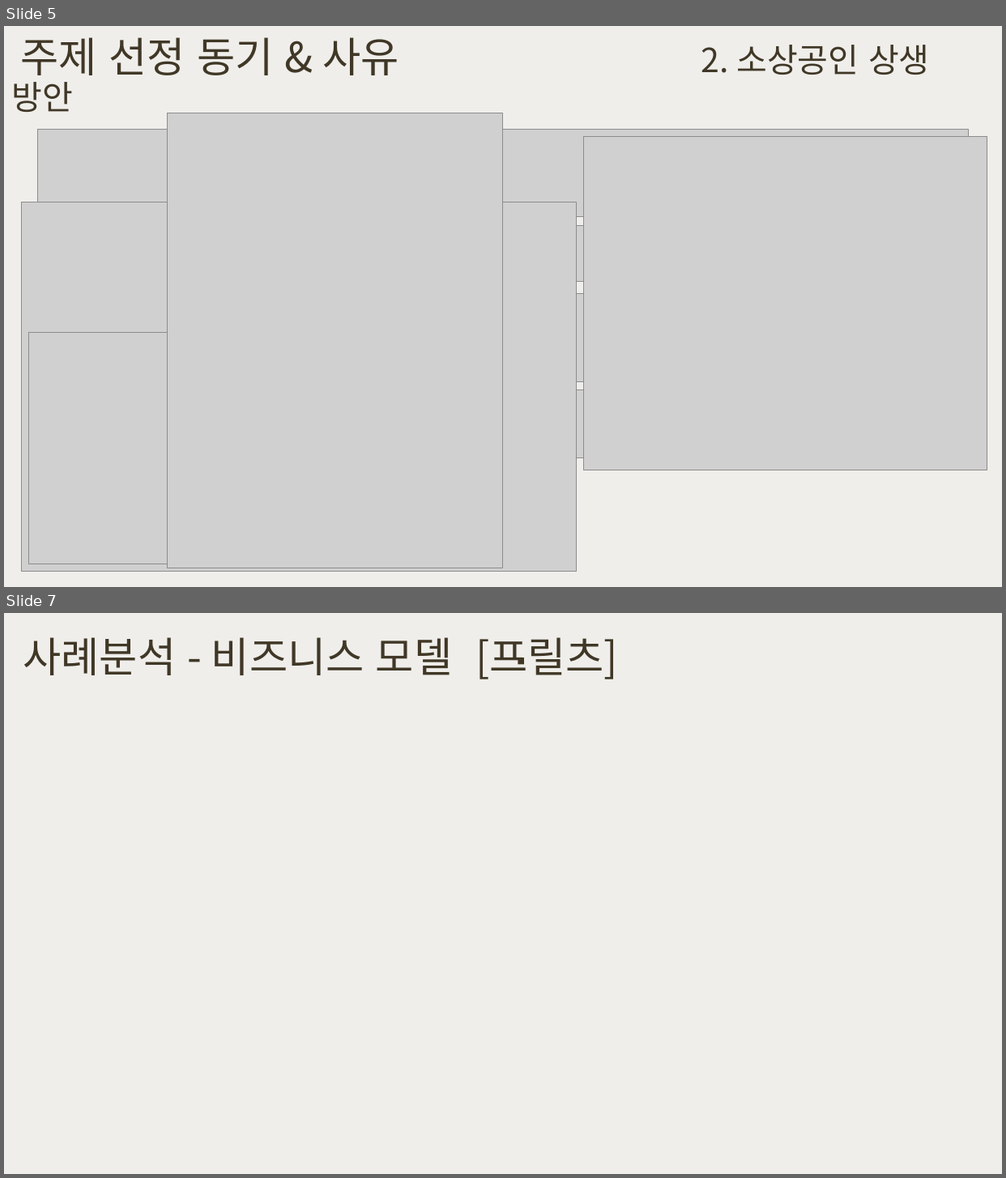
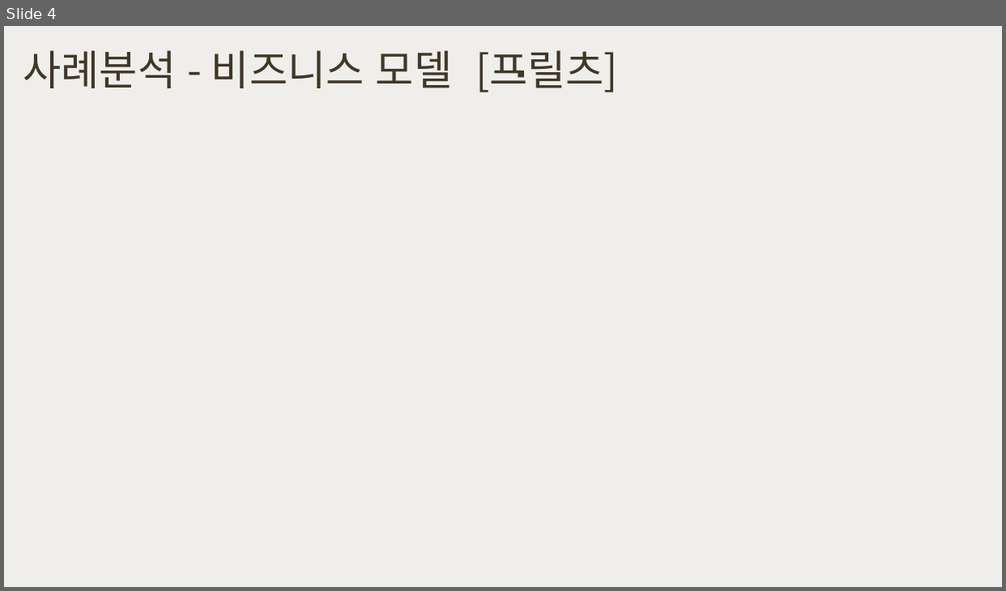
Before and after one commit to happyjane210/GIT2021-working, a slide deck: 9-project/진행 파일/주간 커-피_진행.pptx. Shown one above the other, each under a label of ours: slides 5 and 7 before the commit, slide 4 after it; the slides between them are not shown. The pictures are 1006x1178 and 1006x591 pixels, drawn with LibreOffice and Linux fonts; fonts in the diff are those of the drawing; grey boxes stand for pictures; background and template pictures are left out. Boxes give left, top, right and bottom in pixels: in the first picture for what was removed or moved away, otherwise in the second. Text is boxed around its words. In the diff, an @@ line names an element or a change of style, - is before the commit and + after.

```diff
--- a/9-project/진행 파일/주간 커-피_진행.pptx
+++ b/9-project/진행 파일/주간 커-피_진행.pptx
@@ slide 5 removed at (4, 26, 1002, 587), background #EFEEEB @@
@@ text removed at (21, 37, 930, 83) @@
-주제 선정 동기 & 사유 2. 소상공인 상생 방안
@@ picture removed at (167, 113, 503, 569) @@
@@ picture removed at (38, 130, 968, 217) @@
@@ picture removed at (583, 136, 987, 471) @@
@@ picture removed at (22, 202, 577, 572) @@
@@ picture removed at (128, 225, 923, 281) @@
@@ picture removed at (57, 294, 948, 382) @@
@@ picture removed at (28, 333, 452, 565) @@
@@ picture removed at (31, 390, 888, 458) @@
@@ what was slide 7 is now slide 4 @@
```
Also in this commit, not shown: 4 slides changed, 4 other slides removed, 46 other files.
